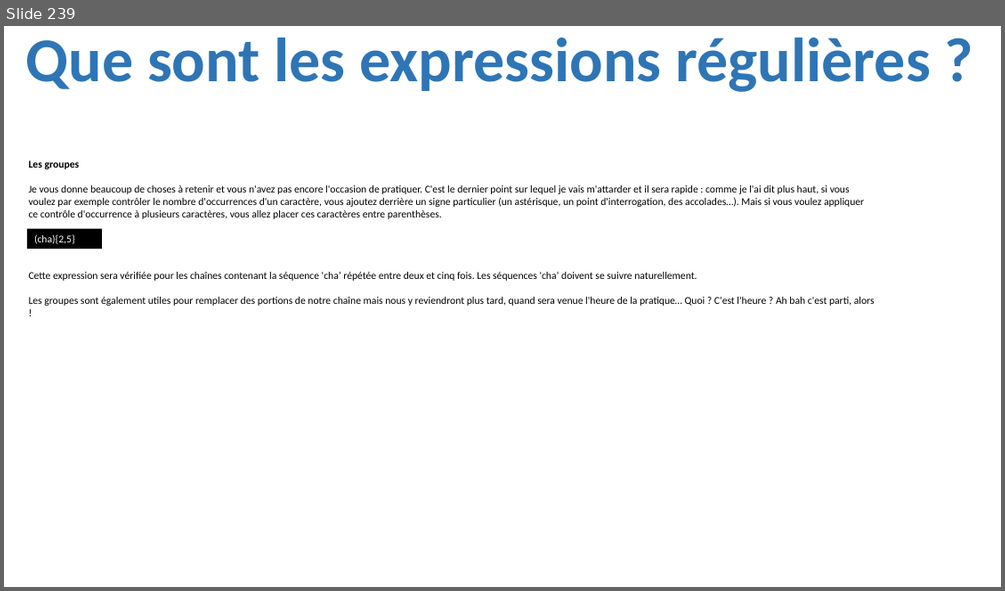
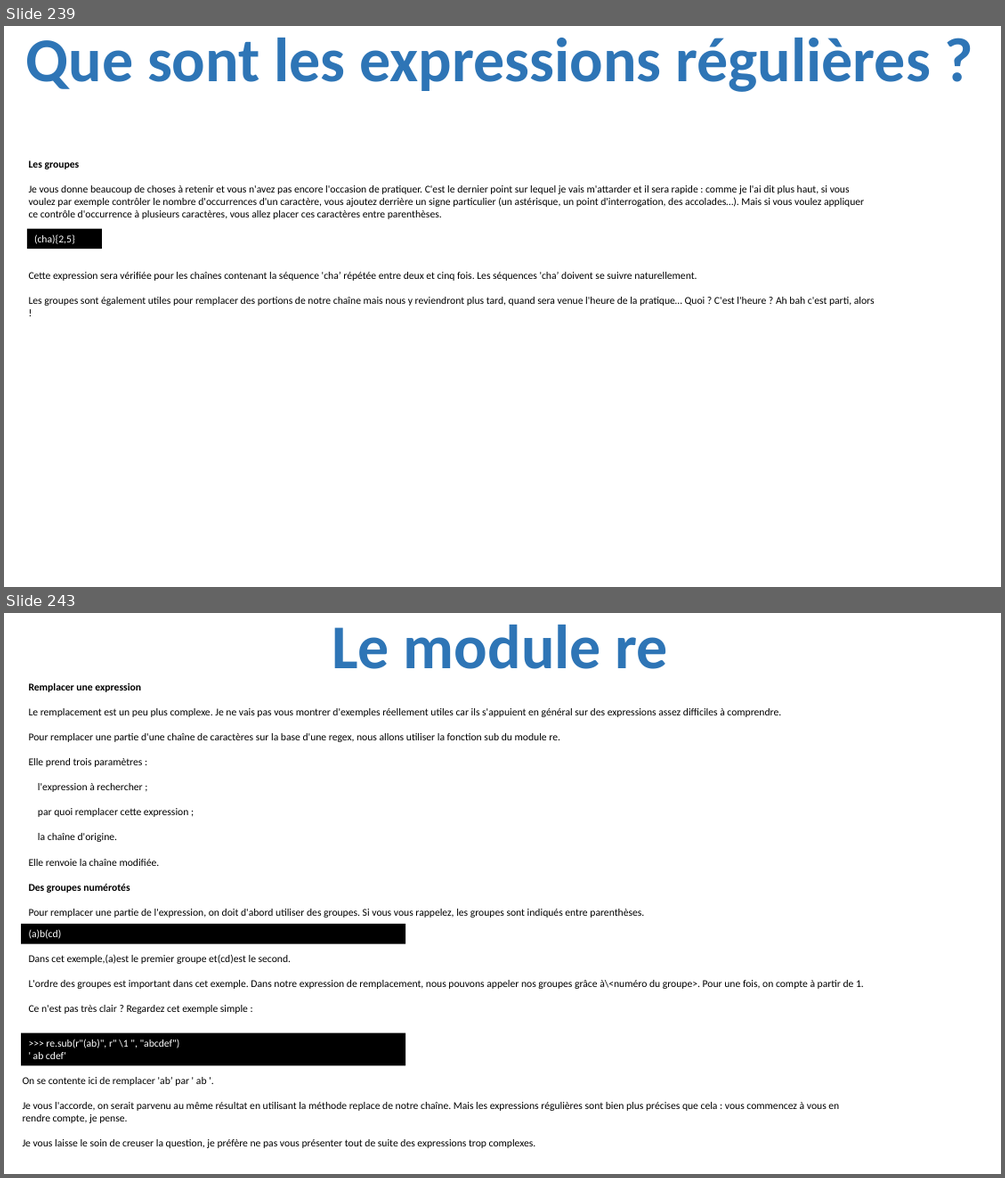
Before and after one commit to julienPalleau/PythonDoc, a slide deck: Python-resume.pptx. Shown one above the other, each under a label of ours: slide 239 before the commit, slides 239 and 243 after it; the slides between them are not shown. The pictures are 1005x591 and 1005x1178 pixels, drawn with LibreOffice and Linux fonts; fonts in the diff are those of the drawing. Boxes give left, top, right and bottom in pixels: in the first picture for what was removed or moved away, otherwise in the second. Text is boxed around its words. In the diff, an @@ line names an element or a change of style, - is before the commit and + after.

Commit message:
added expressions regulieres

```diff
--- a/Python-resume.pptx
+++ b/Python-resume.pptx
@@ slide 243 added at box(4, 613, 1001, 1174), background #FFFFFF @@
@@ title added at box(332, 625, 668, 669), 60 pt, text #2E75B6, bold @@
+Le module re
@@ text added at box(29, 682, 781, 917), 10 pt, text #000000 @@
+Remplacer une expression
+Le remplacement est un peu plus complexe. Je ne vais pas vous montrer d'exemples réellement utiles car ils s'appuient en général sur des expressions assez difficiles à comprendre.
+Pour remplacer une partie d'une chaîne de caractères sur la base d'une regex, nous allons utiliser la fonction sub du module re.
+Elle prend trois paramètres :
+l'expression à rechercher ;
+par quoi remplacer cette expression ;
+la chaîne d'origine.
+Elle renvoie la chaîne modifiée.
+Des groupes numérotés
+Pour remplacer une partie de l'expression, on doit d'abord utiliser des groupes. Si vous vous rappelez, les groupes sont indiqués entre parenthèses.
@@ rectangle added at box(21, 924, 405, 943), fill #000000, 10 pt, text #FFFFFF @@
+(a)b(cd)
@@ text added at box(29, 954, 864, 1013), 10 pt, text #000000 @@
+Dans cet exemple,(a)est le premier groupe et(cd)est le second.
+L'ordre des groupes est important dans cet exemple. Dans notre expression de remplacement, nous pouvons appeler nos groupes grâce à\<numéro du groupe>. Pour une fois, on compte à partir de 1.
+Ce n'est pas très clair ? Regardez cet exemple simple :
@@ rectangle added at box(21, 1033, 405, 1066), fill #000000, 10 pt, text #FFFFFF @@
+>>> re.sub(r"(ab)", r" \1 ", "abcdef")
+' ab cdef'
@@ text added at box(23, 1077, 839, 1148), 10 pt, text #000000 @@
+On se contente ici de remplacer 'ab’ par ' ab '.
+Je vous l'accorde, on serait parvenu au même résultat en utilisant la méthode replace de notre chaîne. Mais les expressions régulières sont bien plus précises que cela : vous commencez à vous en rendre compte, je pense.
+Je vous laisse le soin de creuser la question, je préfère ne pas vous présenter tout de suite des expressions trop complexes.
```
Also in this commit, not shown: 6 other slides added, 1 slide removed.
